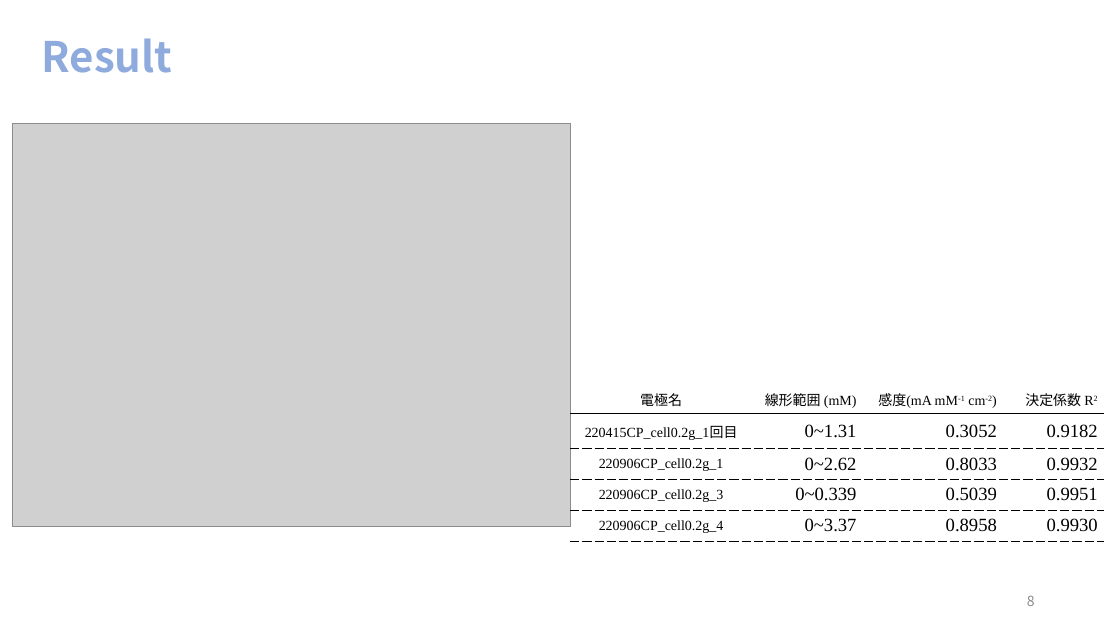
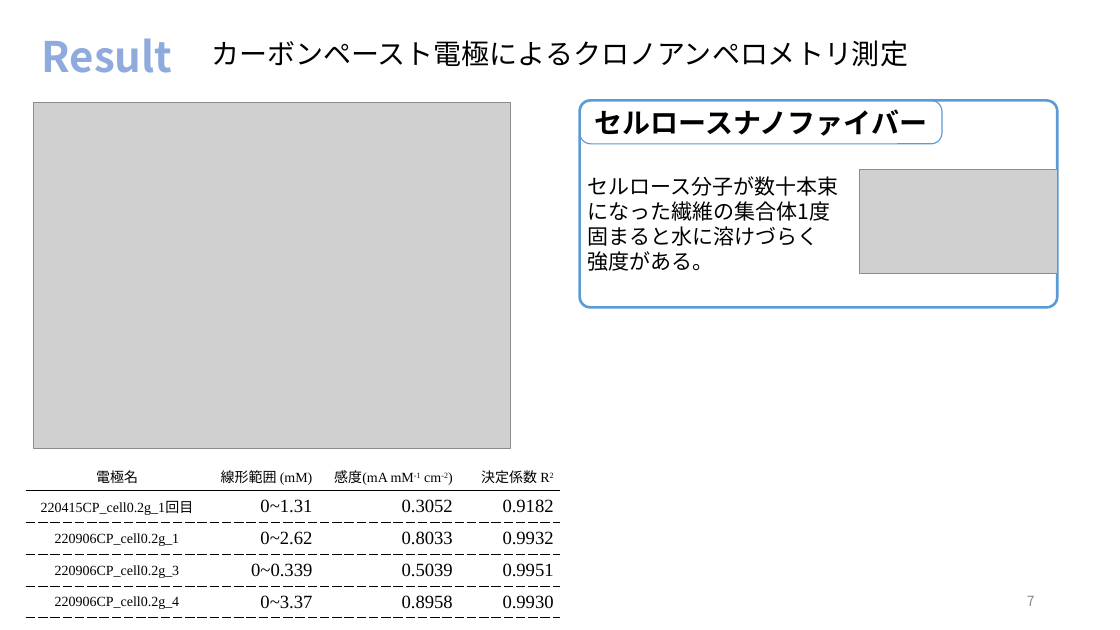
Before and after one commit to akidon0000/graduation-thesis, a slide deck: slide 7 of 発表スライド/卒論スライド 松山晃大.pptx (slide 8 before the commit). Drawn at 1120x630 pixels with LibreOffice and Linux fonts; fonts in the diff are those of the drawing; grey boxes stand for pictures. Boxes give left, top, right and bottom in pixels: in the first picture for what was removed or moved away, otherwise in the second. Text is boxed around its words. In the diff, an @@ line names an element or a change of style, - is before the commit and + after.

```diff
--- a/発表スライド/卒論スライド 松山晃大.pptx
+++ b/発表スライド/卒論スライド 松山晃大.pptx
@@ text added at box(211, 40, 908, 67), 24 pt, text #000000 @@
+カーボンペースト電極によるクロノアンペロメトリ測定
@@ picture: place and size @@
-picture at box(13, 124, 571, 527)
+picture at box(34, 103, 511, 448)
@@ rounded rectangle added at box(580, 101, 1058, 308), outline #5B9BD5 2.25 pt @@
@@ rounded rectangle added at box(580, 101, 942, 145), outline #5B9BD5 1 pt, 24 pt, text #000000, bold @@
+セルロースナノファイバー
@@ text added at box(588, 176, 839, 271), 18 pt, text #000000 @@
+セルロース分子が数十本束
+になった繊維の集合体1度
+固まると水に溶けづらく
+強度がある。
@@ picture added at box(860, 169, 1058, 273) @@
@@ table: place and size @@
-table at box(571, 386, 1105, 541)
+table at box(26, 462, 560, 618)
@@ page number at box(1027, 596, 1035, 606): text changed @@
-8
+7
```
Also in this commit, not shown: 5 other slides changed, 7 slides added, 8 slides removed, 13 other files.
